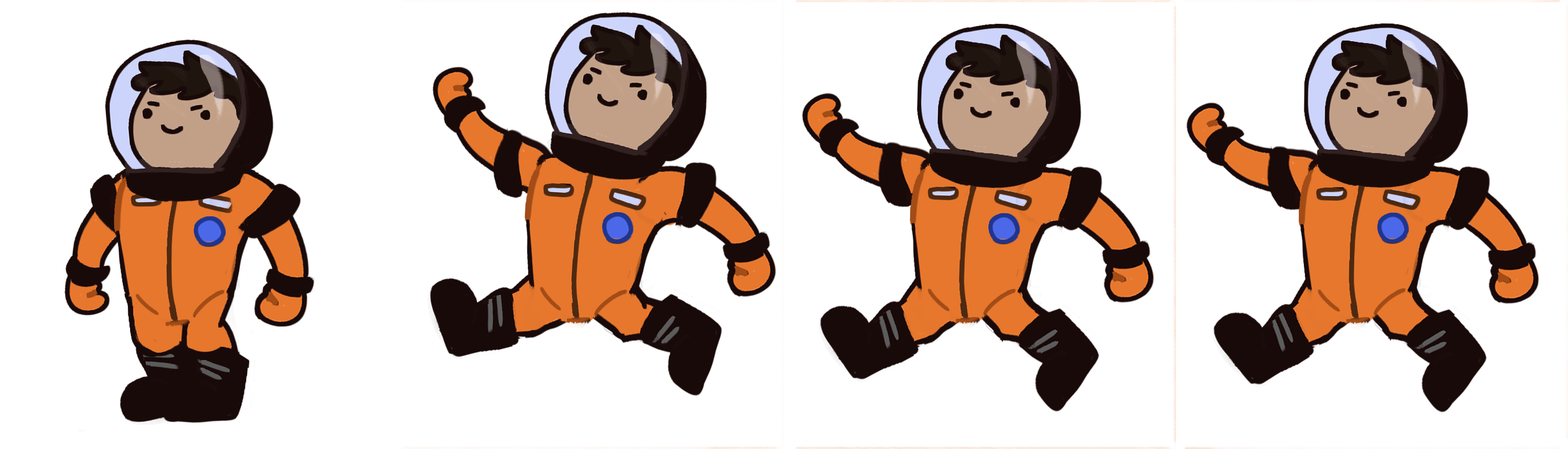
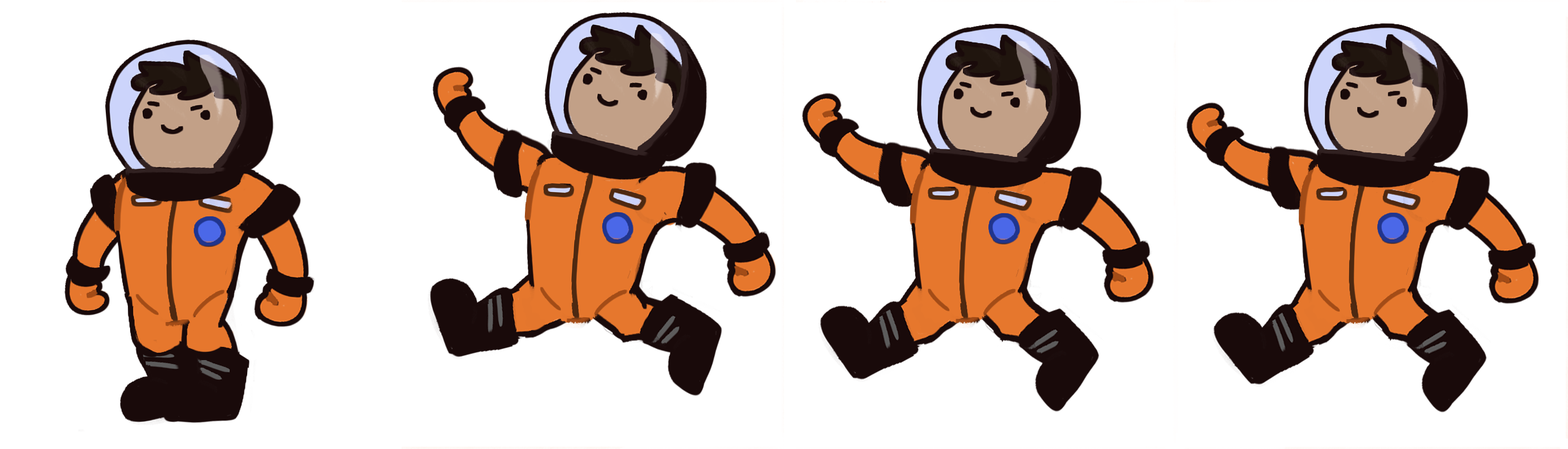
Comparing the layer stacks of the two 1568px x 449px images. Changes:
painted on "Layer 4" over bbox(1183, 0, 1568, 449)
painted on "Layer 3" over bbox(795, 0, 1176, 449)
painted on "Layer 2" over bbox(614, 432, 784, 449)
